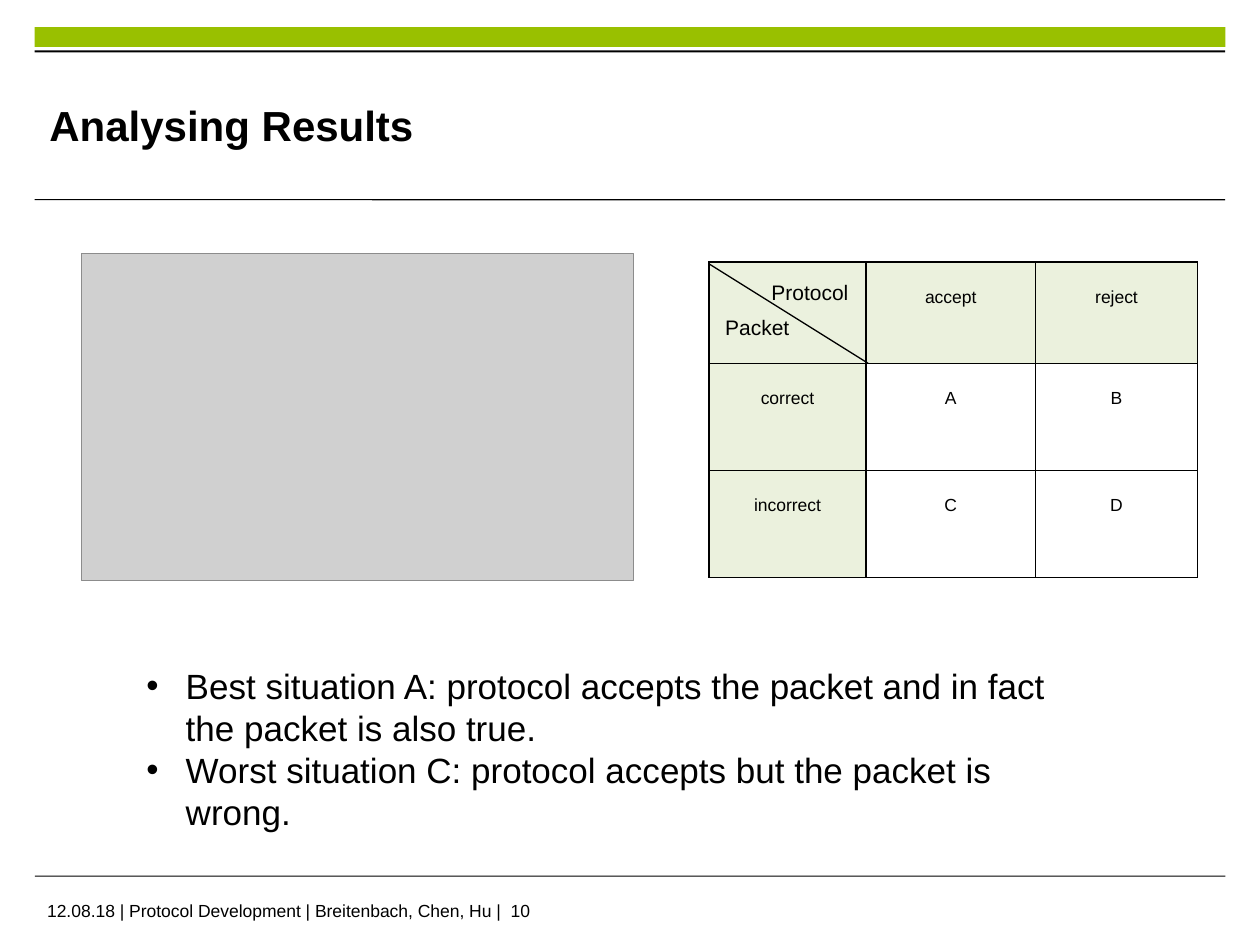
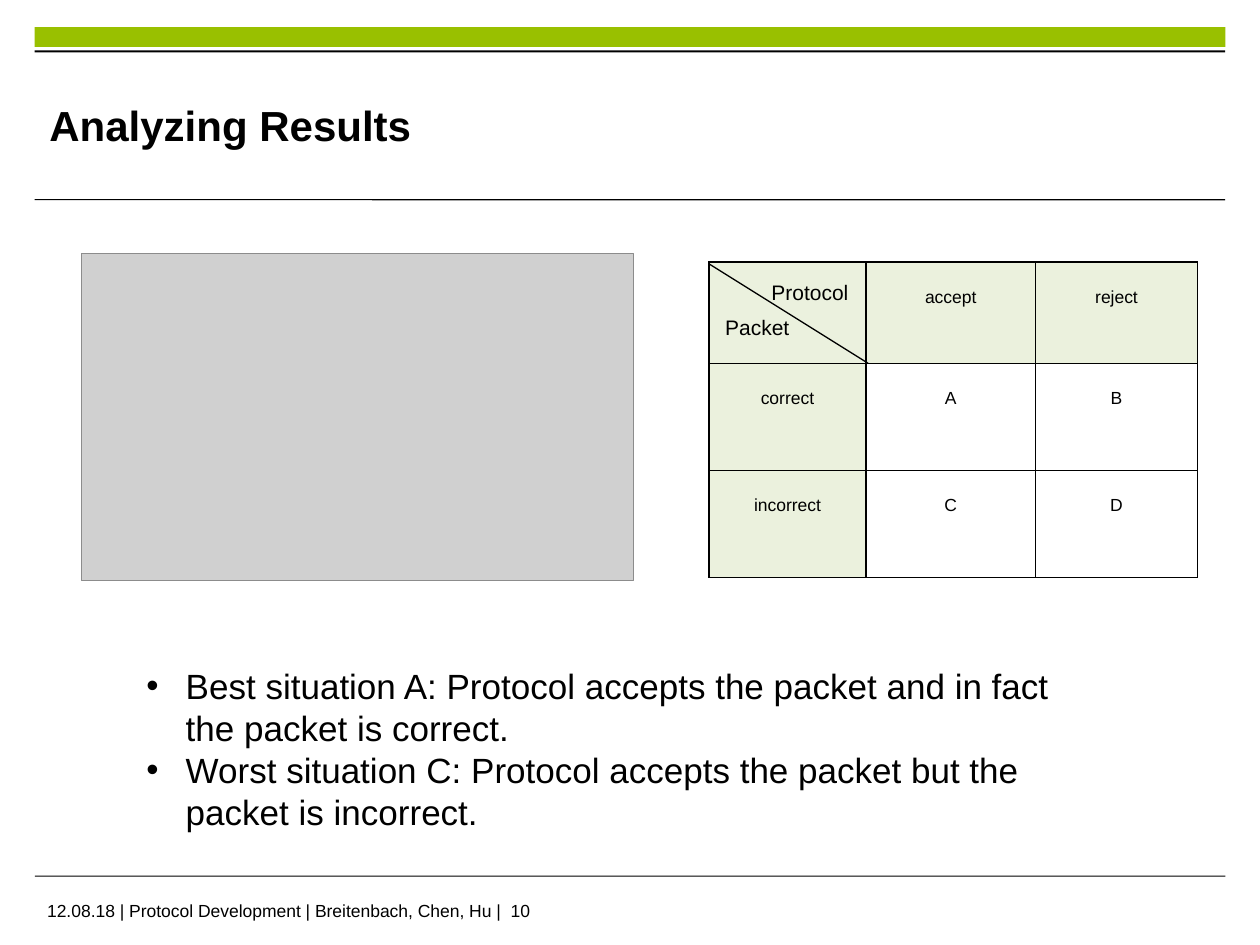
Before and after one commit to im-Kitsch/RMR_sensor_fusion, a slide deck: slide 10 of data/presentation/PS_presentation_FINAL.pptx. Drawn at 1260x945 pixels with LibreOffice and Linux fonts; fonts in the diff are those of the drawing; grey boxes stand for pictures; background and template pictures are left out. Boxes give left, top, right and bottom in pixels: in the first picture for what was removed or moved away, otherwise in the second. Text is boxed around its words. In the diff, an @@ line names an element or a change of style, - is before the commit and + after.

Commit message:
Spelling

```diff
--- a/data/presentation/PS_presentation_FINAL.pptx
+++ b/data/presentation/PS_presentation_FINAL.pptx
@@ text at [49, 110, 411, 150]: text changed @@
-Analysing Results
+Analyzing Results
@@ text at [186, 673, 1048, 831]: text changed @@
-• Best situation A: protocol accepts the packet and in fact the packet is also true.
-• Worst situation C: protocol accepts but the packet is wrong.
+• Best situation A: Protocol accepts the packet and in fact the packet is correct.
+• Worst situation C: Protocol accepts the packet but the packet is incorrect.
```
Also in this commit, not shown: 4 other slides changed.
